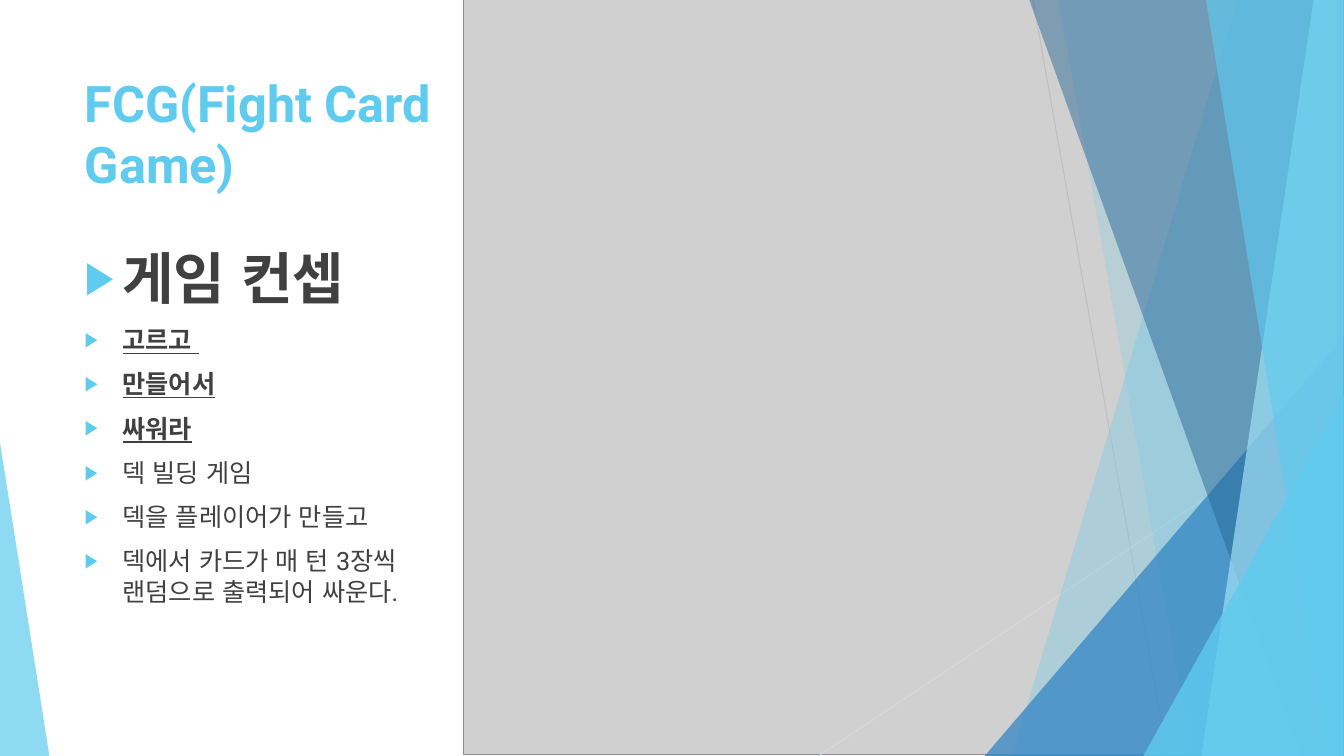
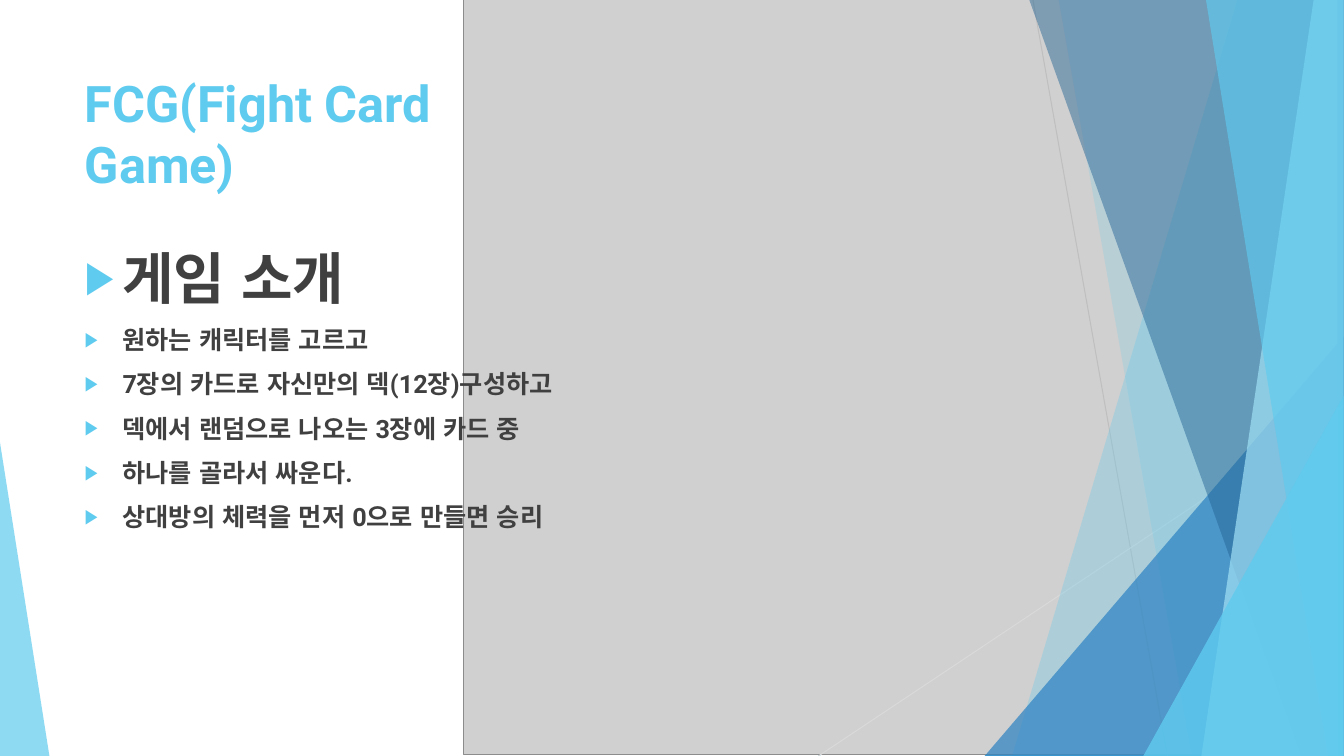
Before and after one commit to what1995/2DGP-PROJECT, a slide deck: slide 2 of Project/2015180012박건호 2D 게임 프로그래밍 프로젝트 최종발표.pptx. Drawn at 1344x756 pixels with LibreOffice and Linux fonts; fonts in the diff are those of the drawing; grey boxes stand for pictures. Boxes give left, top, right and bottom in pixels: in the first picture for what was removed or moved away, otherwise in the second. Text is boxed around its words. In the diff, an @@ line names an element or a change of style, - is before the commit and + after.

```diff
--- a/Project/2015180012박건호 2D 게임 프로그래밍 프로젝트 최종발표.pptx
+++ b/Project/2015180012박건호 2D 게임 프로그래밍 프로젝트 최종발표.pptx
@@ text at (x1=123, y1=252, x2=553, y2=532): text changed; bold on @@
-▶ 게임 컨셉
-▶ 고르고
-▶ 만들어서
-▶ 싸워라
-▶ 덱 빌딩 게임
-▶ 덱을 플레이어가 만들고
-▶ 덱에서 카드가 매 턴 3장씩 랜덤으로 출력되어 싸운다.
+▶ 게임 소개
+▶ 원하는 캐릭터를 고르고
+▶ 7장의 카드로 자신만의 덱(12장)구성하고
+▶ 덱에서 랜덤으로 나오는 3장에 카드 중
+▶ 하나를 골라서 싸운다.
+▶ 상대방의 체력을 먼저 0으로 만들면 승리
```
Also in this commit, not shown: 1 other slide changed, 3 slides added.
